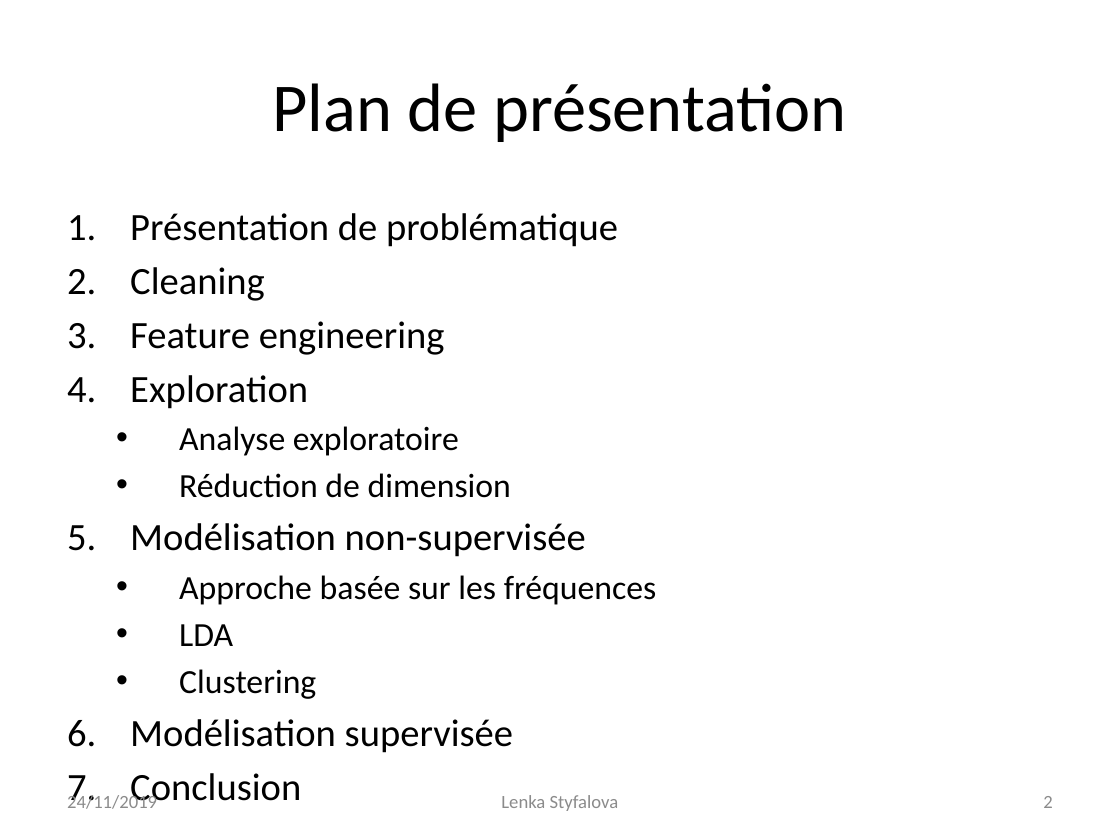
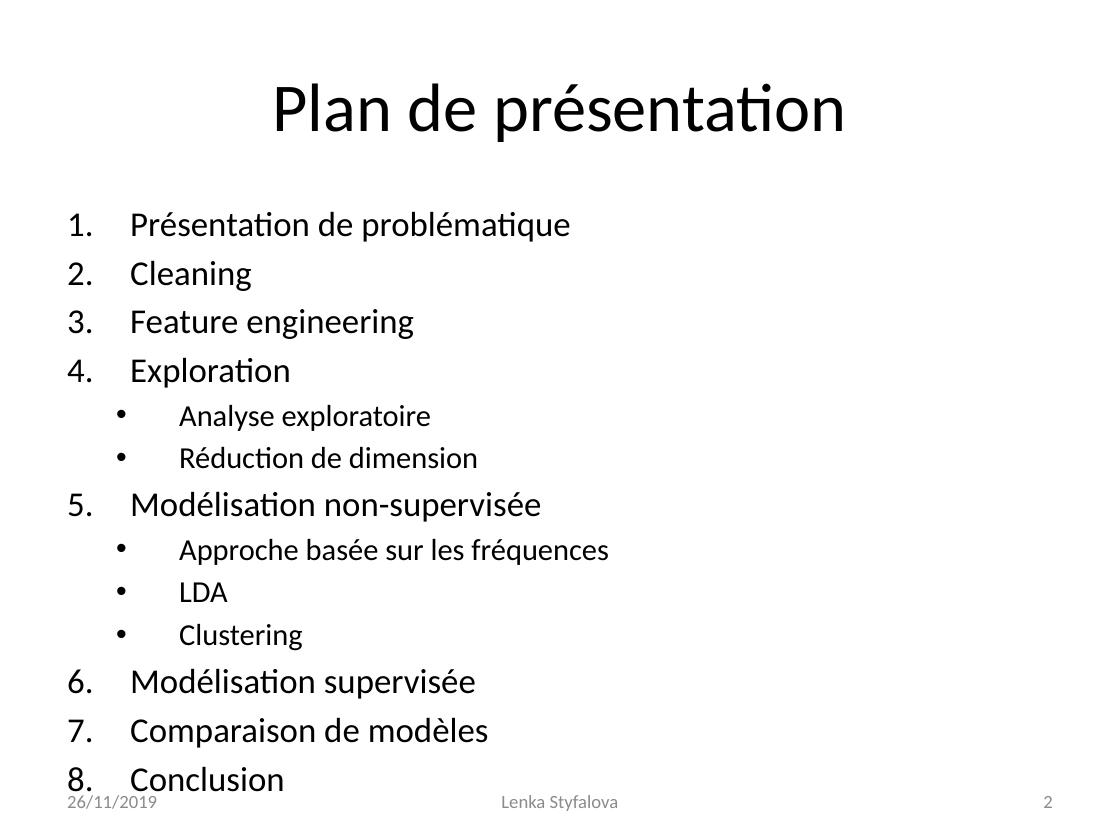
Before and after one commit to Lenka-St/Projet5, a slide deck: slide 2 of Projet 5 - Catégorisez automatiquement des questions.pptx. Drawn at 1120x840 pixels with LibreOffice and Linux fonts; fonts in the diff are those of the drawing. Boxes give left, top, right and bottom in pixels: in the first picture for what was removed or moved away, otherwise in the second. Text is boxed around its words. In the diff, an @@ line names an element or a change of style, - is before the commit and + after.

Commit message:
Add API
Add API - fonal version
Notebook 1 + 2 = final version (before cleaning)

```diff
--- a/Projet 5 - Catégorisez automatiquement des questions.pptx
+++ b/Projet 5 - Catégorisez automatiquement des questions.pptx
@@ text at (130, 211, 609, 699): size 24.8 to 22.4 pt in "Présentation de problématique", "Cleaning", "Feature engineering", "Exploration" and 3 more places; size 21.7 to 19.6 pt in "Analyse exploratoire", "Réduction de dimension", "Approche basée sur les fréquences", "LDA" and 1 more places @@
@@ text at (130, 717, 489, 748): paragraph added @@
+7. Comparaison de modèles
@@ text at (67, 795, 157, 809): text changed @@
-24/11/2019
+26/11/2019
```
Also in this commit, not shown: 15 other slides changed, 1 slide added, 3 other files.
